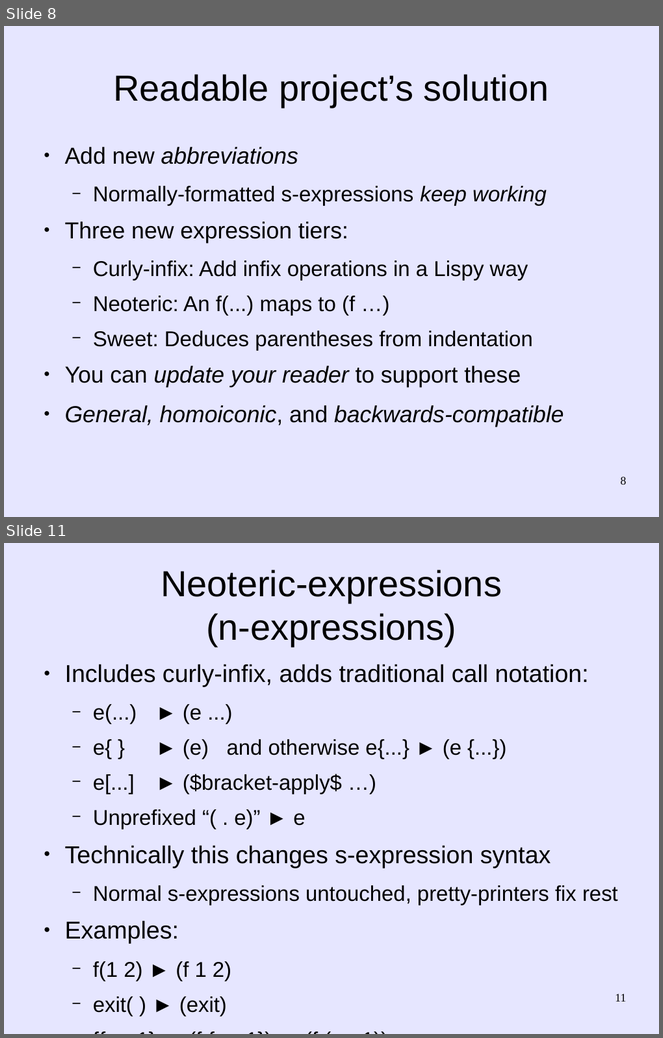
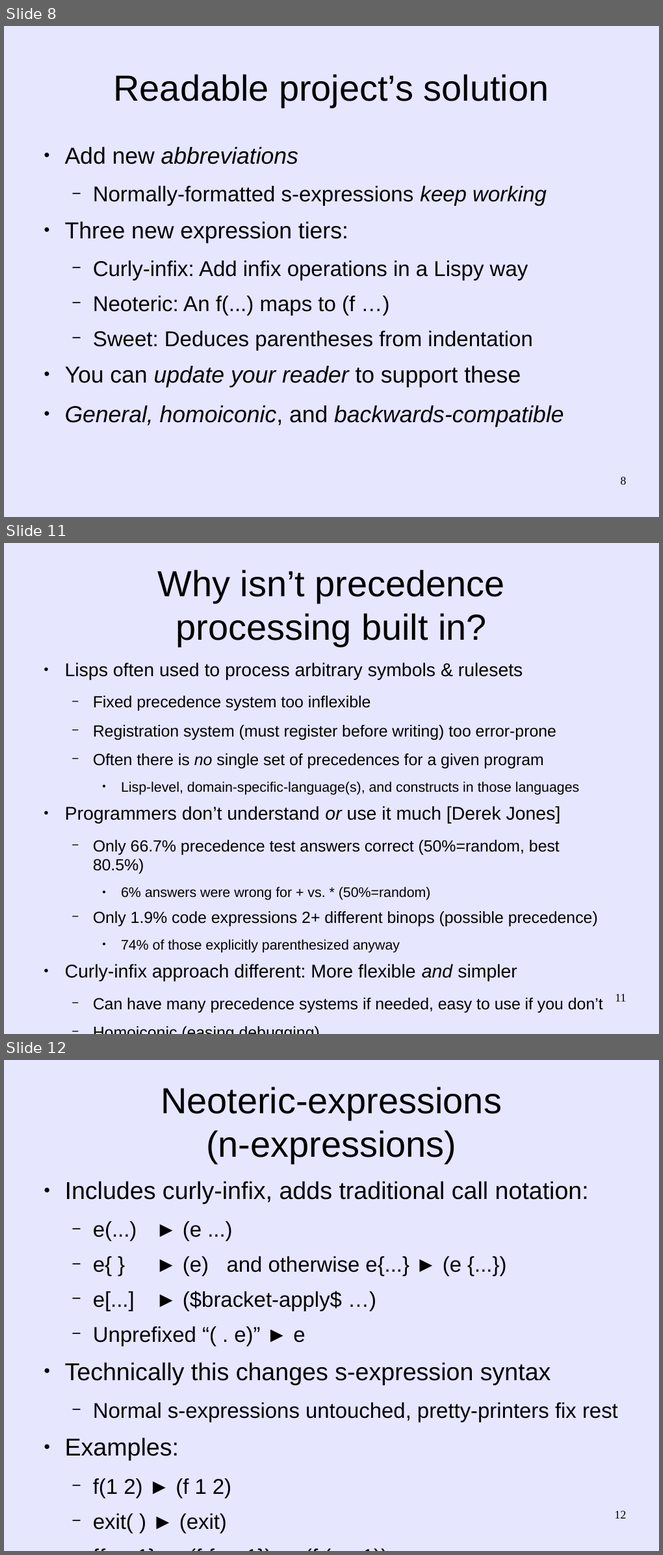
Before and after one commit to martin12333/Readable-Lisp-S-expressions, a slide deck: readable-s-expressions.odp. Shown one above the other, each under a label of ours: slides 8 and 11 before the commit, slides 8, 11 and 12 after it; the slides between them are not shown. The pictures are 663x1038 and 663x1555 pixels, drawn with LibreOffice and Linux fonts; fonts in the diff are those of the drawing. Boxes give left, top, right and bottom in pixels: in the first picture for what was removed or moved away, otherwise in the second. Text is boxed around its words. In the diff, an @@ line names an element or a change of style, - is before the commit and + after.

Commit message:
readable-s-expressions.odp: Explain why precedence isn't built in

```diff
--- a/readable-s-expressions.odp
+++ b/readable-s-expressions.odp
@@ slide 11 added at [4, 543, 659, 1034], background #E6E6FF @@
@@ title added at [158, 570, 504, 646], 44 pt, text #000000 @@
+Why isn’t precedence
+processing built in?
@@ text added at [65, 663, 603, 1013], 19.6 pt, text #000000 @@
+● Lisps often used to process arbitrary symbols & rulesets
+  − Fixed precedence system too inflexible
+  − Registration system (must register before writing) too error-prone
+  − Often there is no single set of precedences for a given program
+    ● Lisp-level, domain-specific-language(s), and constructs in those languages
+● Programmers don’t understand or use it much [Derek Jones]
+  − Only 66.7% precedence test answers correct (50%=random, best 80.5%)
+    ● 6% answers were wrong for + vs. * (50%=random)
+  − Only 1.9% code expressions 2+ different binops (possible precedence)
+    ● 74% of those explicitly parenthesized anyway
+● Curly-infix approach different: More flexible and simpler
+  − Can have many precedence systems if needed, easy to use if you don’t
+  − Homoiconic (easing debugging)
@@ page number added at [615, 994, 626, 1002], 14 pt, text #000000 @@
+11
@@ what was slide 11 is now slide 12 @@
@@ page number at [615, 1511, 627, 1519]: text changed @@
-11
+12
```
Also in this commit, not shown: 4 slides changed.
